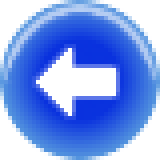
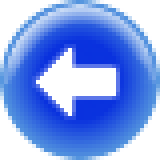
Layered file, before and after one edit (160 × 160). Changes by layer:
added layer "New glint" (75%) above "Glint" over <box>4,4,156,84</box>
hid "Glint" over <box>0,0,160,84</box>
